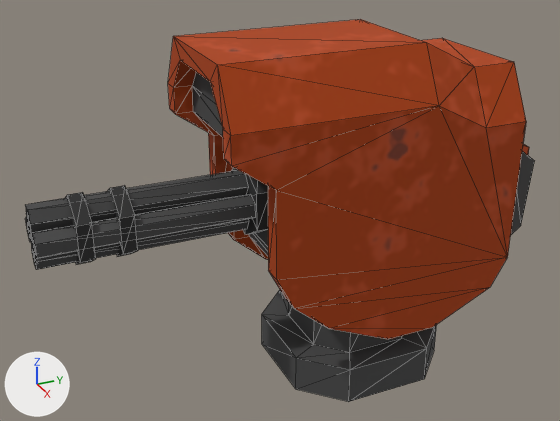
Renders of the glTF model models/tower/ProjectileGatling.glb from each side of a commit.
Camera for both pictures: a 50 mm lens placed at (1.076, -0.625, 0.847), pointed at (-0.016, -0.133, 0.301). The lights are fixed; the arrows at lower left show +X, +Y and +Z. Mesh edges are drawn as thin lines. Vertices at the same position are counted once.

Names of what the first picture shows: 'TurretFrame.001'.
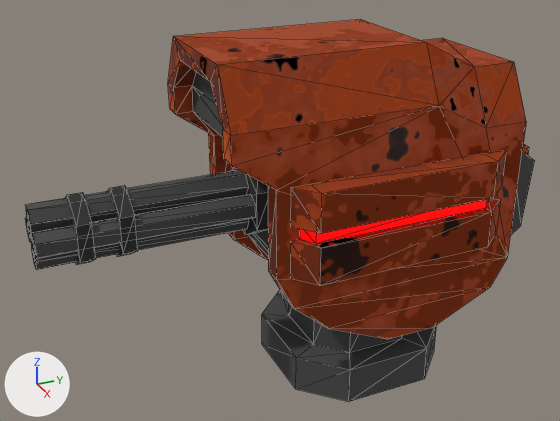
Where the change shows, as pixel boxes [x1, y1, x2, y2] in the pictures (560 x 421 px):
'TurretFrame.001', surface changed, reshaped: [25, 19, 534, 402] in both
part 1 of me_cube_001, added (brown): after [290, 150, 507, 285]

Patch to the scene script:
```diff
--- a/models/tower/ProjectileGatling.glb.py
+++ b/models/tower/ProjectileGatling.glb.py
@@ img_projectilestandard_emit @@
+img_projectilestandard_emit = load_image('ProjectileStandard_emit', '_unpacked/ProjectileStandard_emit', 512, 512, 'sRGB')
@@ img_projectilestandard_normal @@
+img_projectilestandard_normal = load_image('ProjectileStandard_normal', '_unpacked/ProjectileStandard_normal', 512, 512, 'Non-Color')
@@ mat_baked @@
 mat_baked = bpy.data.materials.new('Baked')
-# nodes: BsdfPrincipled, OutputMaterial, TexImage
+# nodes: BsdfPrincipled, NormalMap, OutputMaterial, TexImage x3
 # uses the picture img_projectilestandard_color_png
+# uses the picture img_projectilestandard_emit
+# uses the picture img_projectilestandard_normal
@@ me_cube_001 @@
 # used by ob_turretframe_001; location = (0.0, 0.0, 0.0)
-me_cube_001.from_pydata(...)  # 299 vertices, 496 faces; spans x -0.145..0.145, y -0.539..0.329, z -0.003..0.591
+me_cube_001.from_pydata(...)  # 355 vertices, 572 faces; spans x -0.182..0.182, y -0.539..0.329, z -0.003..0.591
+# me_cube_001 part 1: a new loose piece of 28 vertices spanning x 0.143..0.182, y -0.189..0.197, z 0.265..0.414, in mat_baked
 me_cube_001.materials.append(mat_baked)
```
